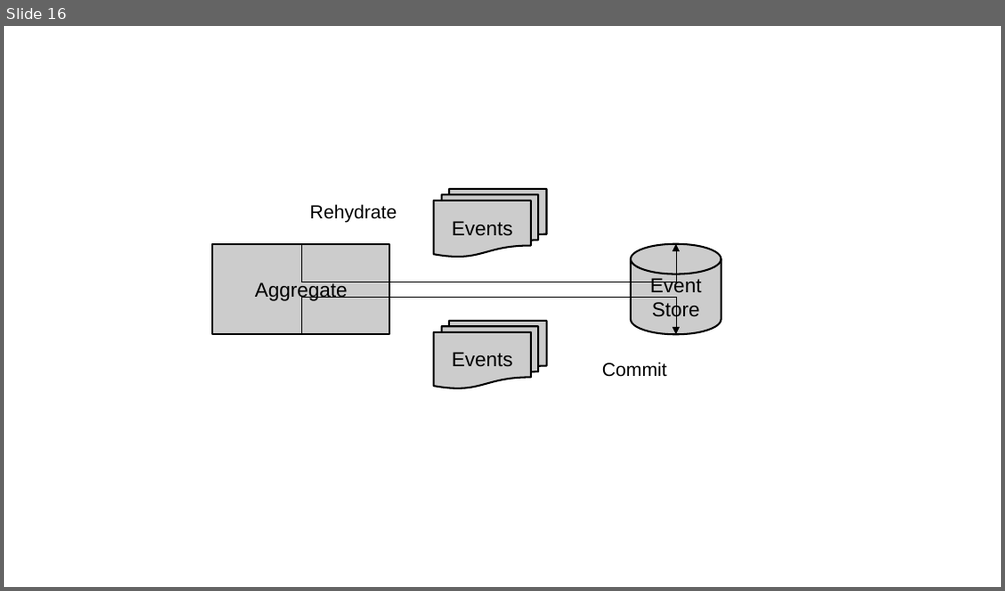
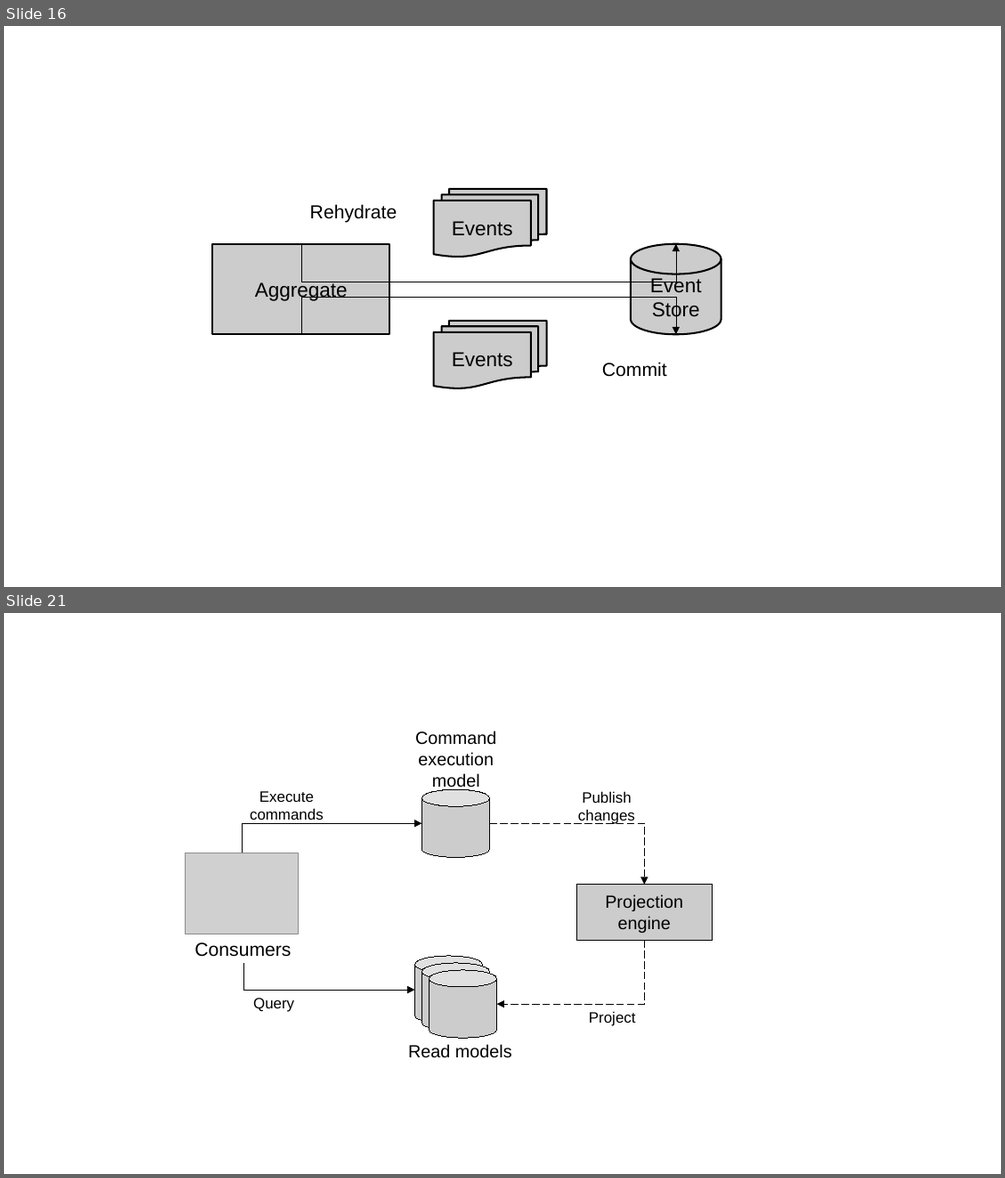
Before and after one commit to megakevin/end-point-blog, a slide deck: 2025/09/high-level-system-analysis-and-design-ddd-part-1/diagrams.odp. Shown one above the other, each under a label of ours: slide 16 before the commit, slides 16 and 21 after it; the slides between them are not shown. The pictures are 1005x591 and 1005x1178 pixels, drawn with LibreOffice and Linux fonts; fonts in the diff are those of the drawing; grey boxes stand for pictures. Boxes give left, top, right and bottom in pixels: in the first picture for what was removed or moved away, otherwise in the second. Text is boxed around its words. In the diff, an @@ line names an element or a change of style, - is before the commit and + after.

```diff
--- a/2025/09/high-level-system-analysis-and-design-ddd-part-1/diagrams.odp
+++ b/2025/09/high-level-system-analysis-and-design-ddd-part-1/diagrams.odp
@@ slide 21 added at (x1=4, y1=613, x2=1001, y2=1174), background #FFFFFF @@
@@ rectangle added at (x1=166, y1=714, x2=731, y2=1076), fill #FFFFFF, outline #FFFFFF 0 pt @@
@@ text added at (x1=415, y1=730, x2=496, y2=790), 14 pt, text #000000 @@
+Command
+execution
+model
@@ text added at (x1=250, y1=791, x2=324, y2=819), 12 pt, text #000000 @@
+Execute
+commands
@@ cylinder added at (x1=422, y1=789, x2=490, y2=857), fill #CCCCCC, outline #000000 0 pt @@
@@ text added at (x1=578, y1=791, x2=635, y2=824), 12 pt, text #000000 @@
+Publish
+changes
@@ elbow arrow added from (241, 852) to (422, 824), #000000 0 pt @@
@@ elbow arrow added from (490, 824) to (645, 884), #000000 0 pt dashed @@
@@ picture added at (x1=185, y1=852, x2=298, y2=934) @@
@@ rectangle added at (x1=576, y1=884, x2=712, y2=940), fill #CCCCCC, outline #000000 0 pt, 14 pt, text #000000 @@
+Projection engine
@@ text added at (x1=194, y1=942, x2=291, y2=957), 15 pt, text #000000 @@
+Consumers
@@ cylinder added at (x1=414, y1=956, x2=483, y2=1023), fill #CCCCCC, outline #000000 0 pt @@
@@ elbow arrow added from (645, 940) to (497, 1004), #000000 0 pt dashed @@
@@ elbow arrow added from (243, 963) to (414, 989), #000000 0 pt @@
@@ cylinder added at (x1=422, y1=963, x2=490, y2=1031), fill #CCCCCC, outline #000000 0 pt @@
@@ cylinder added at (x1=429, y1=970, x2=497, y2=1038), fill #CCCCCC, outline #000000 0 pt @@
@@ text added at (x1=253, y1=997, x2=294, y2=1012), 12 pt, text #000000 @@
+Query
@@ text added at (x1=589, y1=1011, x2=636, y2=1026), 12 pt, text #000000 @@
+Project
@@ text added at (x1=408, y1=1044, x2=512, y2=1058), 14 pt, text #000000 @@
+Read models
```
Also in this commit, not shown: 5 other slides added, 7 other files.
